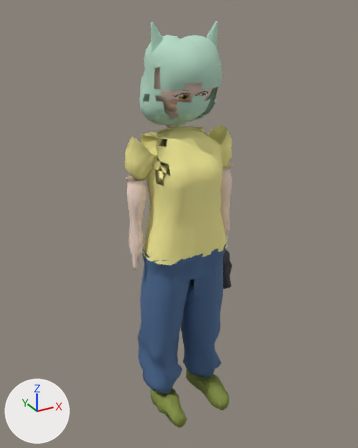
The glTF model public/models/catkid.glb as it was, and as the next commit left it.
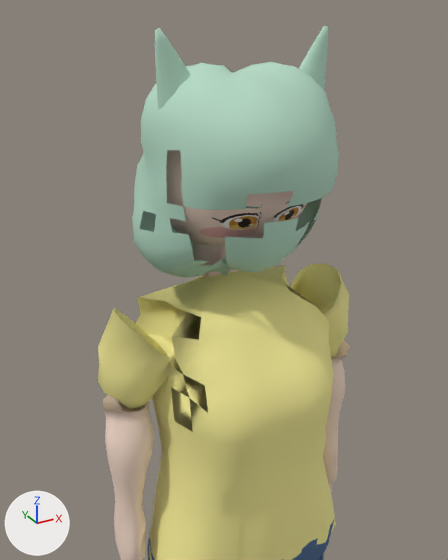
There are two pictures of each version: one whole from a camera (50 mm lens) standing at (-1.061, -1.915, 1.986) and looking at (0.026, 0.06, 0.998), one close up from a camera (50 mm lens) standing at (-0.528, -0.924, 1.958) and looking at (-0.004, 0.028, 1.482). The lights are fixed; the arrows at lower left show +X, +Y and +Z. The first two pictures are the older version. Vertices at exactly the same position are counted once.

In view in the first close-up: 'arms', 'ears', 'face', 'hair', 'neck', 'pants', 'tee'.
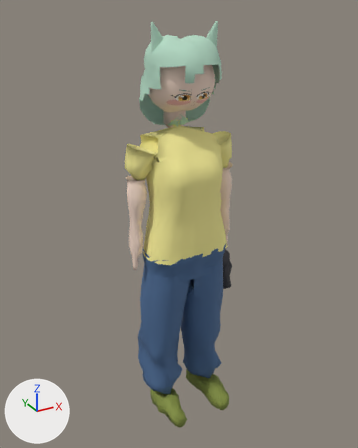
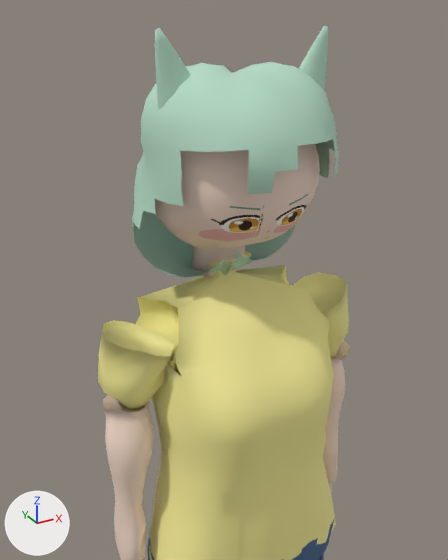
Pixel boxes (x1, y1, x2, y2) of what changed, in the close-ups (448 x 560 px; the box of a moved part takes in the faces that stretch with it):
'tee', reshaped: before (98, 263, 349, 560); after (98, 251, 349, 560)
part 1 of me_hair, deleted (green): before (222, 218, 310, 272)
part 2 of me_hair, moved or reshaped: before (133, 139, 337, 277); after (141, 150, 184, 207)
part 3 of me_tee, moved or reshaped: (98, 275, 263, 459) in both
part 4 of me_tee, moved or reshaped: before (232, 263, 349, 388); after (209, 251, 349, 388)

Edits to the bpy script that builds the scene:
```text
Change me_hair:
    used by ob_hair; location = (0.0, 0.0, 0.0)
    remove me_hair.from_pydata(...)  # 626 vertices, 1067 faces; spans x -0.18..0.173, y -0.195..0.153, z 1.481..1.88
    add me_hair.from_pydata(...)  # 487 vertices, 834 faces; spans x -0.18..0.173, y -0.195..0.153, z 1.481..1.88
    me_hair part 1: the loose piece of 76 vertices spanning x -0.086..0.09, y -0.162..-0.002, z 1.531..1.655 is deleted
    me_hair part 2
    66 vertices are removed from x -0.177..0.167, y -0.19..0.023, z 1.518..1.85
    140 faces are deleted
    11 vertices in x -0.023..0.015, y -0.002..0.025, z 1.847..1.851 move by (0.0, 0.0, 0.006)
    7 vertices in x -0.029..0.016, y 0.008..0.05, z 1.839..1.849 move by (0.0, 0.001, 0.005)
    6 vertices in x -0.004, y -0.002, z 1.85 move by (0.0, 0.0, 0.007)
    4 vertices in x 0.033..0.115, y 0.071..0.088, z 1.753..1.814 move by (0.001, 0.001, 0.001)
    3 vertices in x -0.009..0.021, y 0.008..0.024, z 1.847..1.848 move by (0.0, 0.001, 0.006)
    3 vertices in x -0.048..-0.033, y 0.027..0.068, z 1.828..1.842 move by (-0.001, 0.001, 0.004)
    63 vertices move from x -0.161..0.145, y -0.002..0.152, z 1.656..1.858 to x -0.162..0.146, y -0.002..0.151, z 1.656..1.858
    3 vertices are added at (0.011, 0.021, 1.853), (0.006, 0.023, 1.853), (-0.004, -0.002, 1.858)
    16 new faces join them
Change me_tee:
    used by ob_tee; location = (0.0, 0.0, 0.0)
    remove me_tee.from_pydata(...)  # 504 vertices, 974 faces; spans x -0.269..0.27, y -0.191..0.165, z 0.92..1.49
    add me_tee.from_pydata(...)  # 528 vertices, 1022 faces; spans x -0.269..0.27, y -0.191..0.165, z 0.92..1.52
    me_tee part 3: 57 vertices moved from x -0.268..-0.032, y -0.157..0.066, z 1.282..1.475 to x -0.265..-0.031, y -0.157..0.067, z 1.28..1.463; 8 vertices removed from x -0.231..-0.139, y -0.065..0.068, z 1.399..1.478; 8 vertices added at x -0.257..-0.141, y -0.067..0.066, z 1.389..1.443
    me_tee part 4: 44 vertices moved from x 0.106..0.266, y -0.129..0.067, z 1.28..1.476 to x 0.118..0.266, y -0.129..0.067, z 1.282..1.46; 4 vertices removed from x 0.131..0.184, y -0.073..-0.039, z 1.391..1.426; 28 vertices added at x -0.044..0.185, y -0.066..0.106, z 1.384..1.52
```
